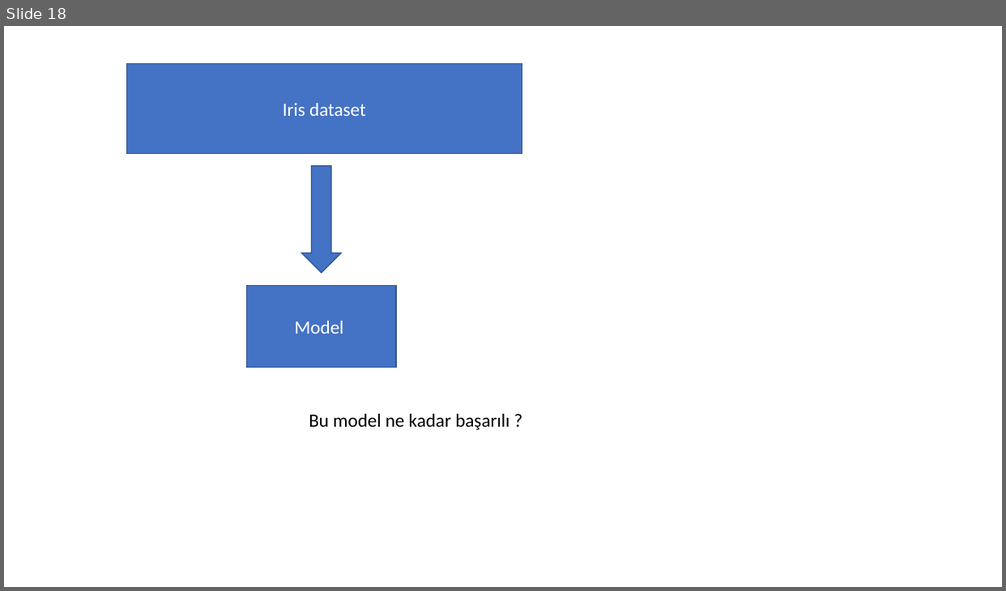
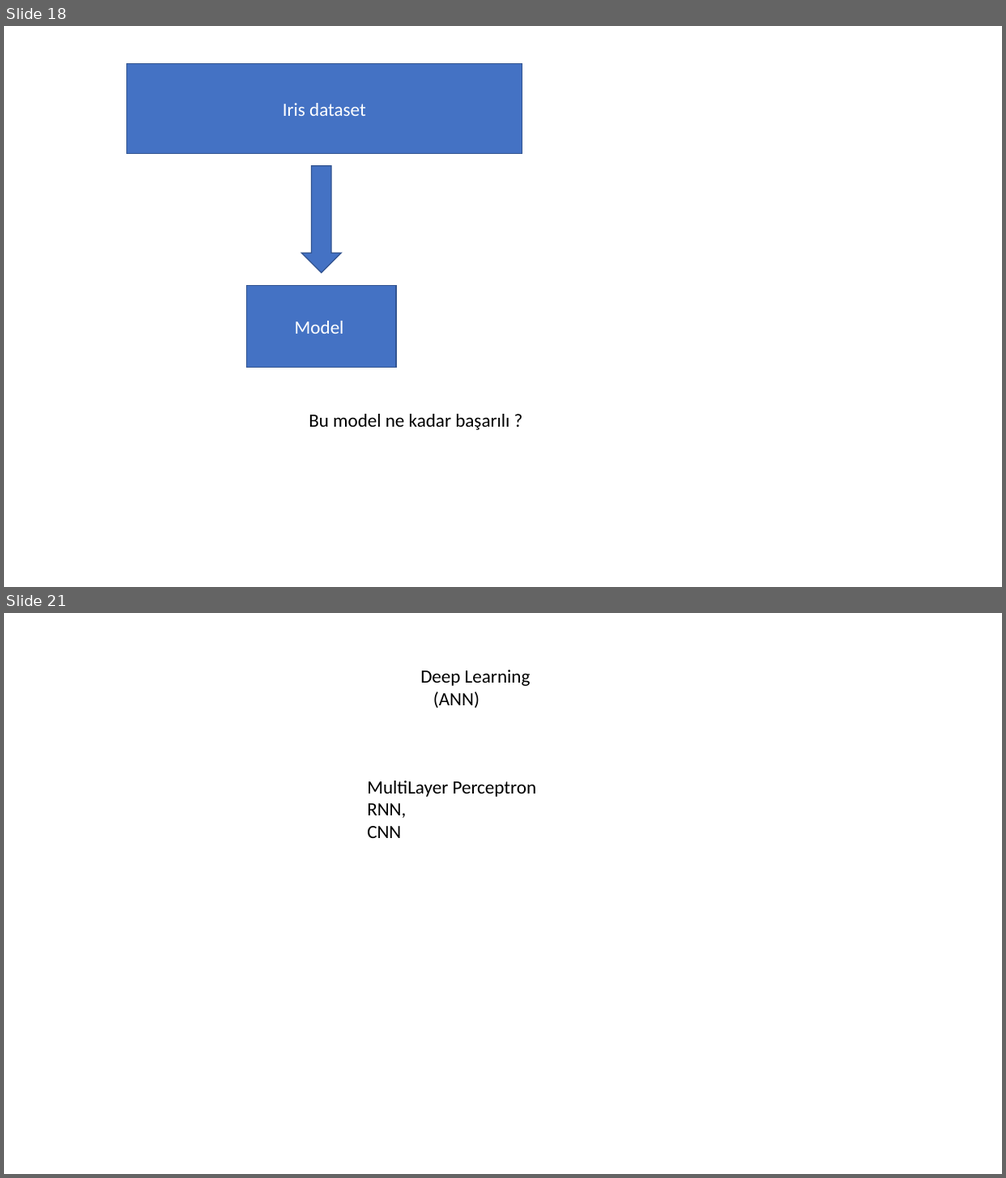
Before and after one commit to busranurorhan/vodafone-bigdata, a slide deck: slides/SparkML.pptx. Shown one above the other, each under a label of ours: slide 18 before the commit, slides 18 and 21 after it; the slides between them are not shown. The pictures are 1006x591 and 1006x1178 pixels, drawn with LibreOffice and Linux fonts; fonts in the diff are those of the drawing. Boxes give left, top, right and bottom in pixels: in the first picture for what was removed or moved away, otherwise in the second. Text is boxed around its words. In the diff, an @@ line names an element or a change of style, - is before the commit and + after.

```diff
--- a/slides/SparkML.pptx
+++ b/slides/SparkML.pptx
@@ slide 21 added at [4,613,1002,1174], background #FFFFFF @@
@@ text added at [420,670,530,708], 18 pt, text #000000 @@
+Deep Learning
+(ANN)
@@ text added at [367,781,537,838], 18 pt, text #000000 @@
+MultiLayer Perceptron
+RNN,
+CNN
```
Also in this commit, not shown: 2 slides changed, 9 other slides added, 1 other file.
